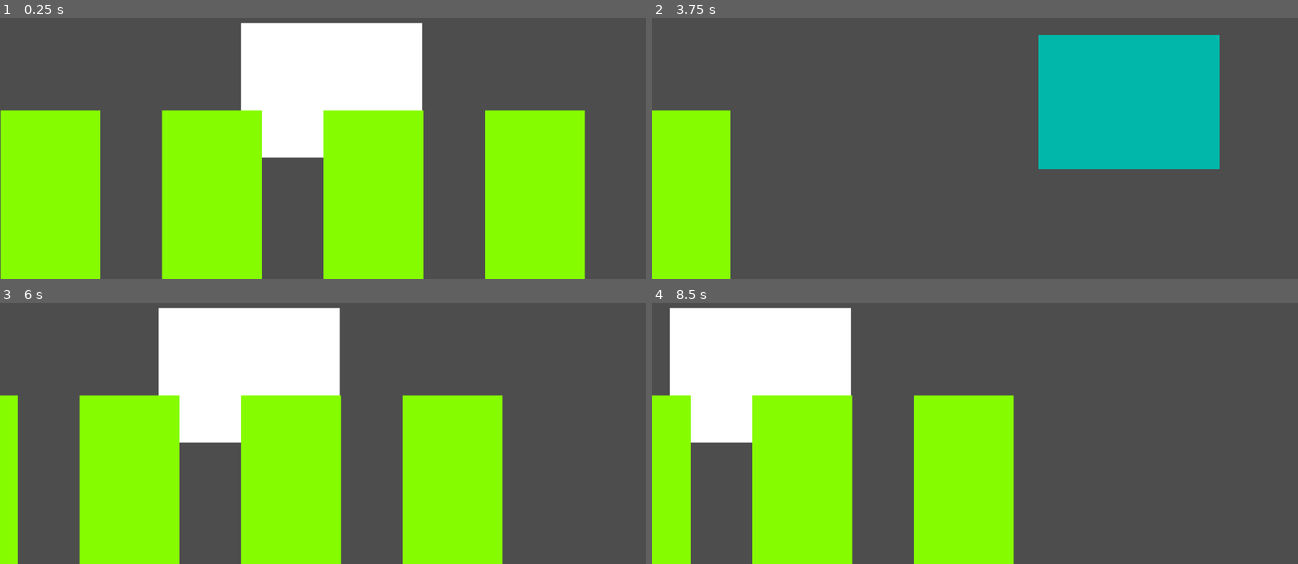
Above: before the commit, frames 1-4 (two rows, left to right).
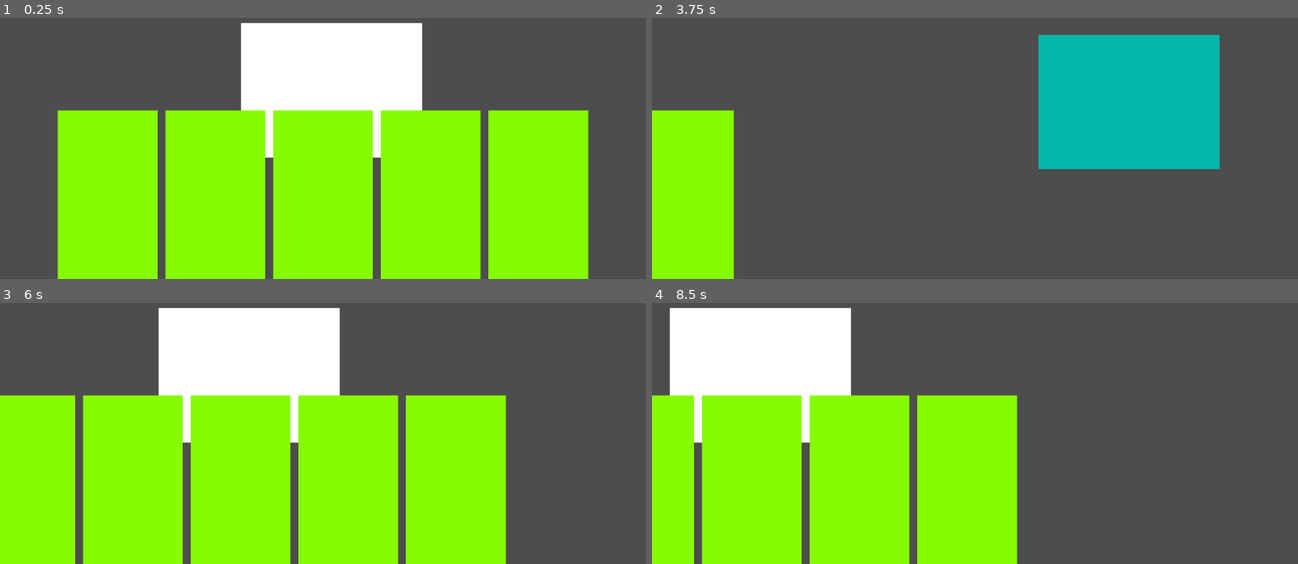
Above: after the commit, the same moments.

Repository: Novali91/Snakeeyes
Game: Godot game, scene res://root.tscn
Same seed, same stepped clock (60 frames per second), same inputs: the game is played once before the commit and once after it.
Inputs:
- Up to frame 1 (0.25 s): no input
- Up to frame 2 (3.75 s): tap Enter at 0.5, 2.75 s; hold Right (right) 0.53-1.28 s; hold Left (left) 1.28-2.03 s; tap Space at 2, 3.5 s; hold Right (right) 2.03-3.53 s; hold Left (left) from 3.53 s (still down)
- Up to frame 3 (6 s): tap Enter at 5 s; tap Space at 5.75 s; release Left (left) at 5.78 s; hold Right (right) from 5.78 s (still down)
- Up to frame 4 (8.5 s): release Right (right) at 8.03 s; hold Left (left) from 8.03 s (still down)

The runs differ from the first frame. In frame 1, 25% of the frame differs, in the area x 0-92%, y 35-100%; in frame 2, 0.4%; in frame 3, 19%; in frame 4, 13%.

Commit message:
Buncha bullshit

Diff:
--- a/root.gd
+++ b/root.gd
@@ -12,7 +12,7 @@
 # Called when the node enters the scene tree for the first time.
 func _ready() -> void:
 	SCREEN_SIZE = camera.get_viewport_rect().size
-	$Table.slide_cups([Drink.new(),Drink.new(),Drink.new(),Drink.new()] as Array[Drink])
+	$Table.begin_slide_cups([Drink.new(),Drink.new(),Drink.new(),Drink.new(),Drink.new()] as Array[Drink])
 
 
 # Called every frame. 'delta' is the elapsed time since the previous frame.
--- a/table.gd
+++ b/table.gd
@@ -2,22 +2,34 @@
 
 var test_cup = preload('res://test_cup.tscn')
 var cups: Array[Node2D] = []
+var cup_location_goals = []
+var slide_start_time = 0
 
 func _ready() -> void:
 	pass
 
 func _process(delta: float) -> void:
-	pass
+	if Time.get_ticks_msec() < slide_start_time + slide_time:
+		slide_cups()
 
 var temp_cup_height = 300 #temporary placement variable
-func slide_cups(drinks: Array[Drink]) -> void:
+var temp_cup_width = 90 #ditto
+var slide_time = 200
+
+func begin_slide_cups(drinks: Array[Drink]) -> void:
+	slide_start_time = Time.get_ticks_msec()
 	for i in drinks.size():
 		var drink = drinks[i]
 		var new_cup = test_cup.instantiate()
 		cups.append(new_cup)
 		#somehow link cup to the drink data structure here
 		add_child(new_cup)
-		new_cup.global_position = Vector2(get_cup_spacing(i,drinks.size()),global_position.y + get_parent().SCREEN_SIZE.y - temp_cup_height) #Will change this get_parent call later, screen size will prob be made global somehow
+		cup_location_goals.append(get_cup_spacing(i,drinks.size()))
 
 func get_cup_spacing(i: int, num_cups: int) -> float:
-	return global_position.x + (i / float(num_cups)) * get_parent().SCREEN_SIZE.x
+	return ((i+1) / float(num_cups+1)) * get_parent().SCREEN_SIZE.x - temp_cup_width
+
+func slide_cups() -> void:
+	print((Time.get_ticks_msec() - slide_start_time)/slide_time)
+	for i in cups.size():
+		cups[i].global_position = Vector2(global_position.x + 1 * cup_location_goals[i],global_position.y + get_parent().SCREEN_SIZE.y - temp_cup_height) #Will change this get_parent call later, screen size will prob be made global somehow
